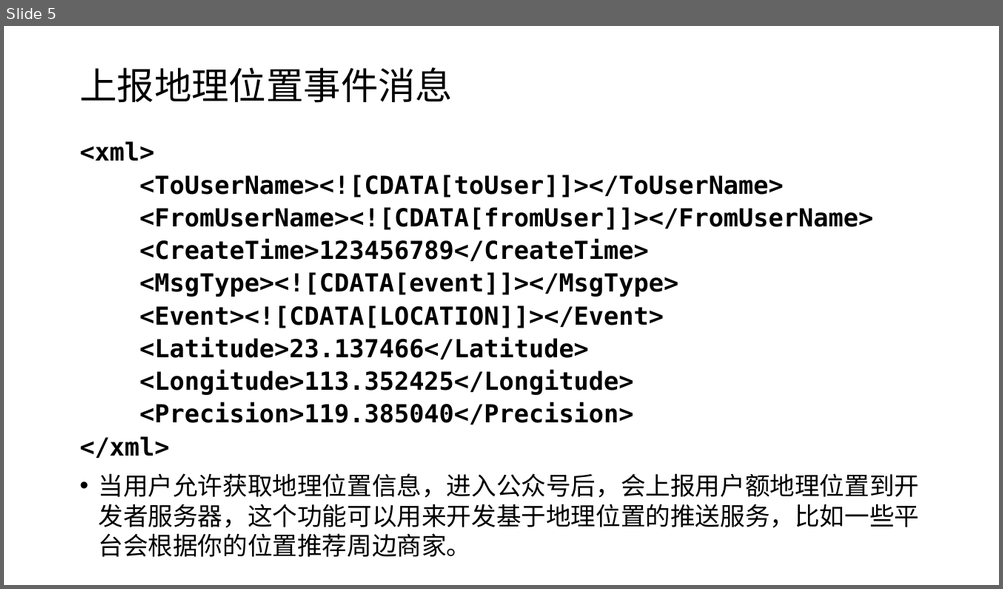
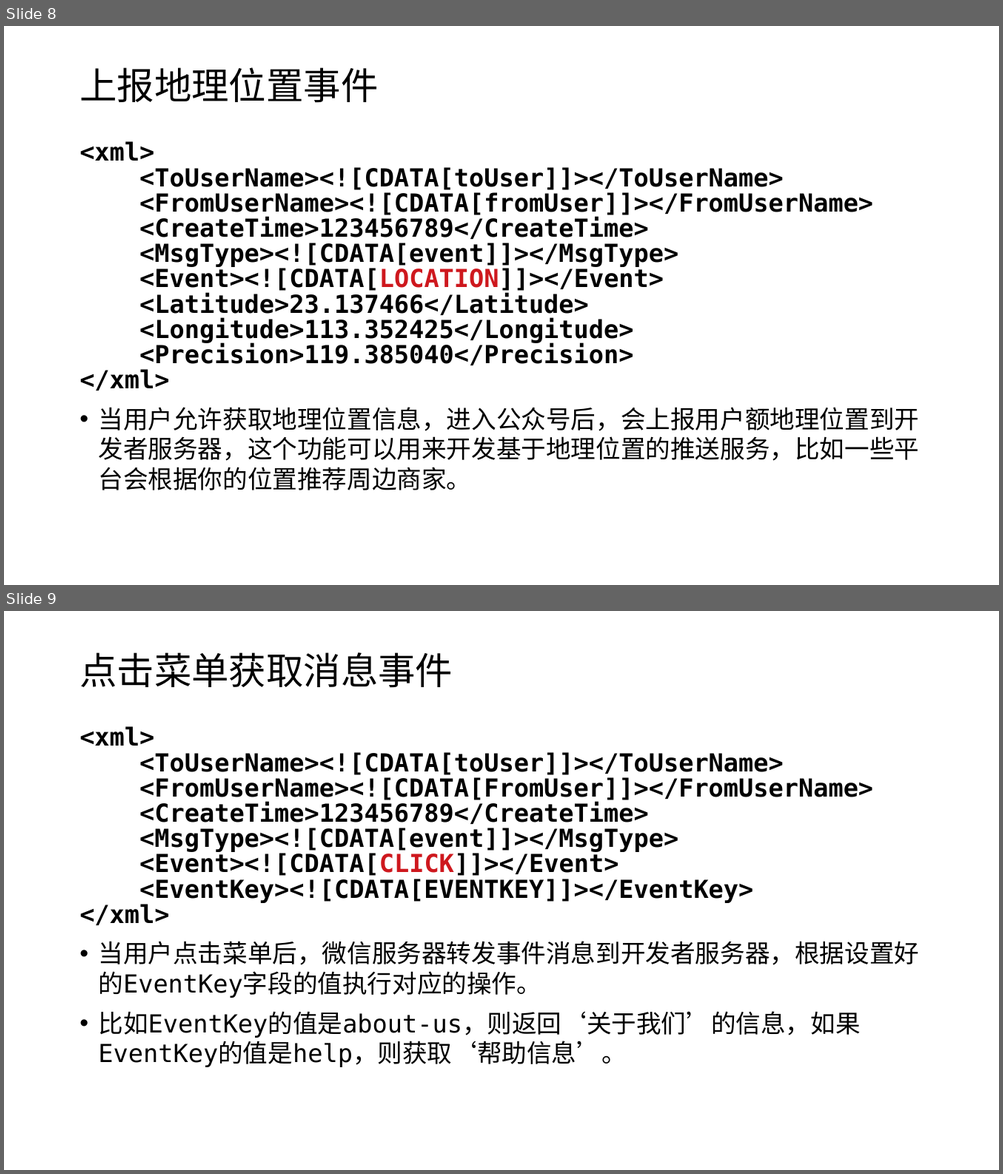
Before and after one commit to edu2act/course-wechat-and-miniprogram, a slide deck: ch04/事件消息处理.pptx. Shown one above the other, each under a label of ours: slide 5 before the commit, slides 8 and 9 after it. The pictures are 1003x589 and 1003x1174 pixels, drawn with LibreOffice and Linux fonts; fonts in the diff are those of the drawing. Boxes give left, top, right and bottom in pixels: in the first picture for what was removed or moved away, otherwise in the second. Text is boxed around its words. In the diff, an @@ line names an element or a change of style, - is before the commit and + after.

```diff
--- a/ch04/事件消息处理.pptx
+++ b/ch04/事件消息处理.pptx
@@ slide 9 added at (4, 611, 999, 1170), background #FFFFFF @@
@@ text added at (79, 652, 452, 688), 36 pt, text #000000 @@
+点击菜单获取消息事件
@@ text added at (79, 726, 919, 1068), 24 pt, text #000000, bold @@
+<xml>
+<ToUserName><![CDATA[toUser]]></ToUserName>
+<FromUserName><![CDATA[FromUser]]></FromUserName>
+<CreateTime>123456789</CreateTime>
+<MsgType><![CDATA[event]]></MsgType>
+<Event><![CDATA[CLICK]]></Event>
+<EventKey><![CDATA[EVENTKEY]]></EventKey>
+</xml>
+• 当用户点击菜单后，微信服务器转发事件消息到开发者服务器，根据设置好的EventKey字段的值执行对应的操作。
+• 比如EventKey的值是about-us，则返回‘关于我们’的信息，如果EventKey的值是help，则获取‘帮助信息’。
@@ what was slide 5 is now slide 8 @@
@@ slide 8 changed as well @@
@@ text at (79, 67, 378, 103): text changed @@
-上报地理位置事件消息
+上报地理位置事件
@@ text at (79, 141, 873, 391): text colour #000000 to #CE181E in "<Event><![CDATA[LOCATION]]></Event>"; less space between paragraphs @@
```
Also in this commit, not shown: 4 other slides changed, 5 other slides added, 1 slide removed, 4 other files.
